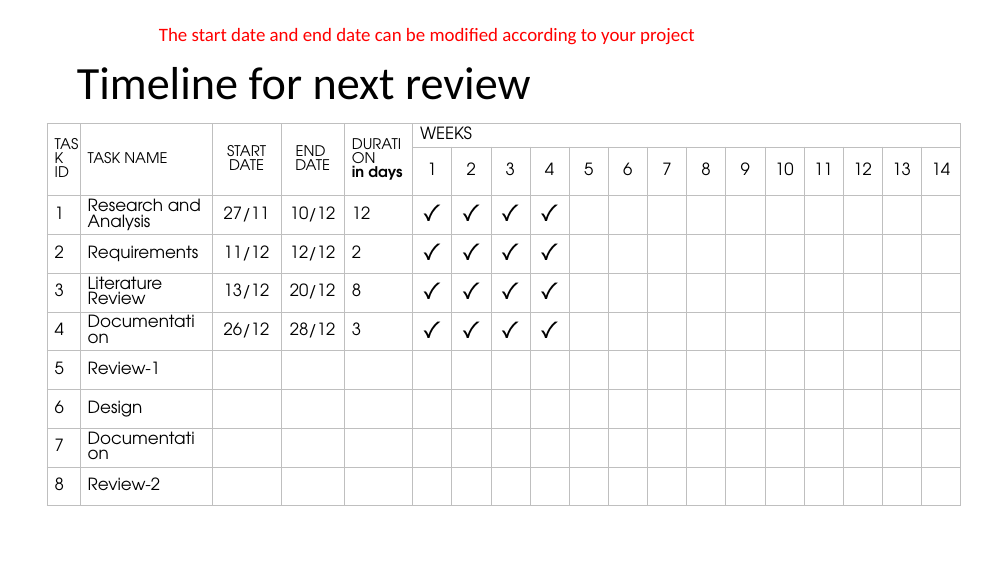
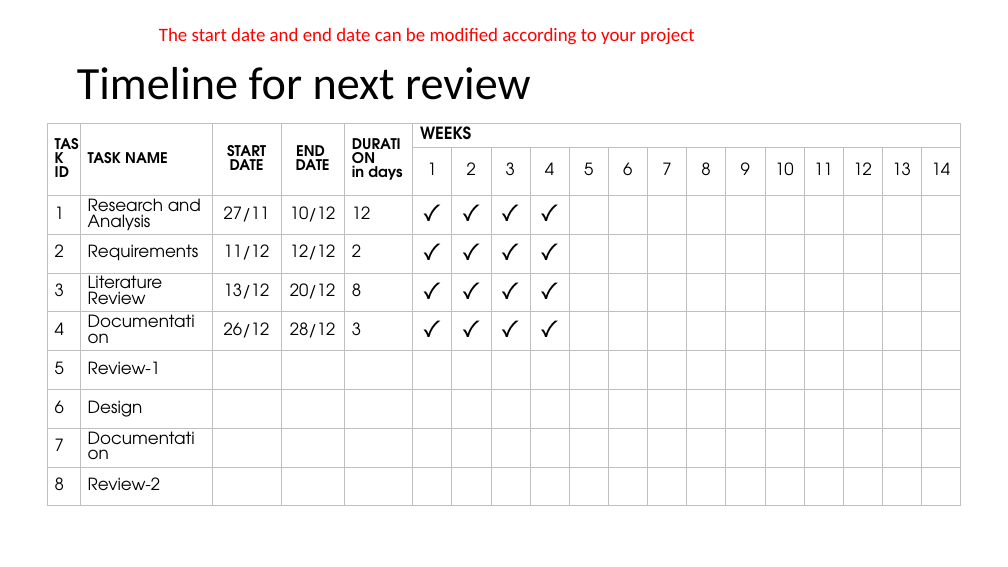
Before and after one commit to nazeer77718/securecloud-sharing-system, a slide deck: slide 27 of secure-cloud.pptx. Drawn at 1008x567 pixels with LibreOffice and Linux fonts; fonts in the diff are those of the drawing. Boxes give left, top, right and bottom in pixels: in the first picture for what was removed or moved away, otherwise in the second. Text is boxed around its words. In the diff, an @@ line names an element or a change of style, - is before the commit and + after.

```diff
--- a/secure-cloud.pptx
+++ b/secure-cloud.pptx
@@ table at [47, 124, 963, 531] @@
@@ bold on in "TASK ID", "TASK NAME", "START DATE", "END" and 3 more places @@
```
Also in this commit, not shown: 1 other slide changed, 1 slide added, 1 slide removed.
